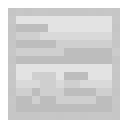
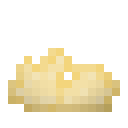
Before/after of a 128px x 128px layered artwork. What changed in the layer stack:
hid "Aluminum Plate" over bbox(8, 8, 120, 120)
added layer "Resin" above "Wooden Board" over bbox(8, 48, 120, 112)
